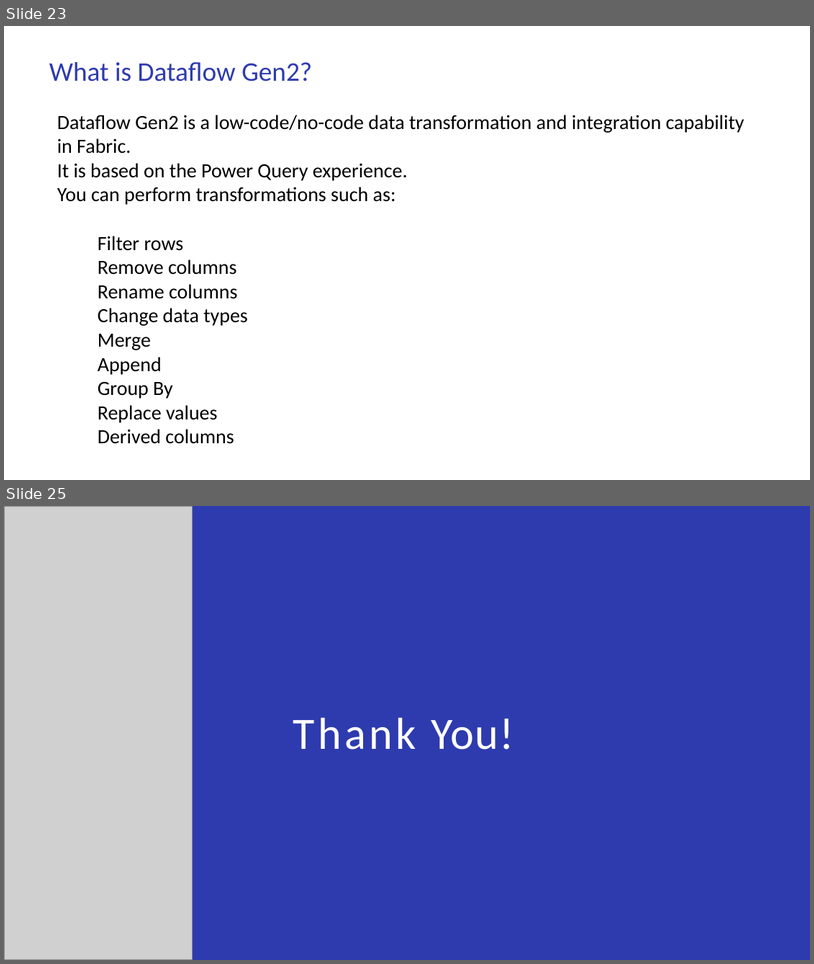
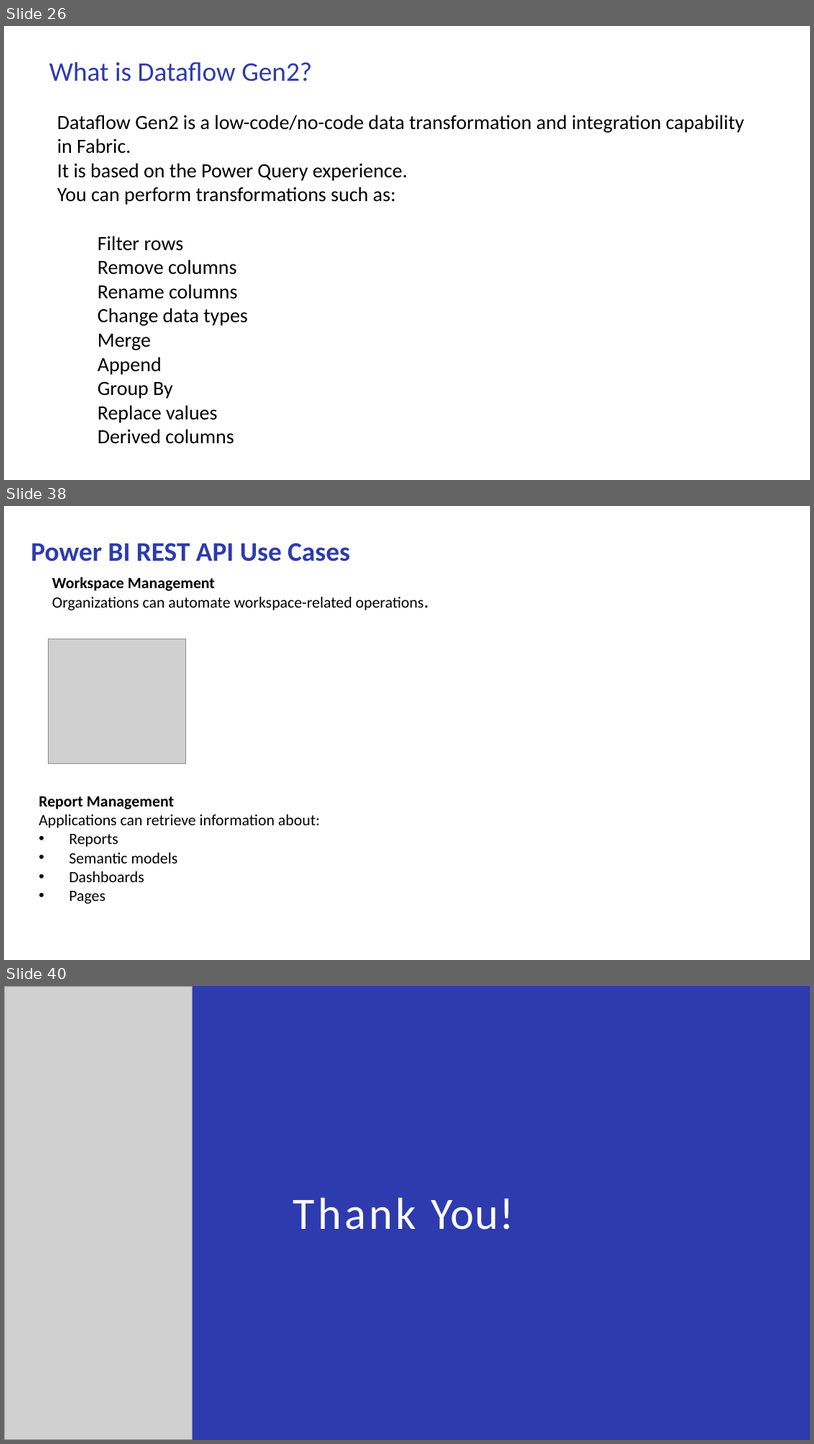
Before and after one commit to babjeereddy/ppt, a slide deck: MS_Fabric.pptx. Shown one above the other, each under a label of ours: slides 23 and 25 before the commit, slides 26, 38 and 40 after it; the slides between them are not shown. The pictures are 814x964 and 814x1444 pixels, drawn with LibreOffice and Linux fonts; fonts in the diff are those of the drawing; grey boxes stand for pictures. Boxes give left, top, right and bottom in pixels: in the first picture for what was removed or moved away, otherwise in the second. Text is boxed around its words. In the diff, an @@ line names an element or a change of style, - is before the commit and + after.

```diff
--- a/MS_Fabric.pptx
+++ b/MS_Fabric.pptx
@@ slide 38 added at [4, 506, 810, 960], background #FFFFFF @@
@@ title added at [31, 543, 350, 561], 24 pt, text #2E3BAE, bold @@
+Power BI REST API Use Cases
@@ text added at [52, 577, 429, 610], 14 pt, text #000000 @@
+Workspace Management
+Organizations can automate workspace-related operations.
@@ picture added at [49, 639, 186, 764] @@
@@ text added at [39, 796, 320, 903], 14 pt, text #000000 @@
+Report Management
+Applications can retrieve information about:
+• Reports
+• Semantic models
+• Dashboards
+• Pages
@@ what was slide 23 is now slide 26 @@
@@ what was slide 25 is now slide 40 @@
```
Also in this commit, not shown: 1 slide changed, 14 other slides added, 3 other files.
